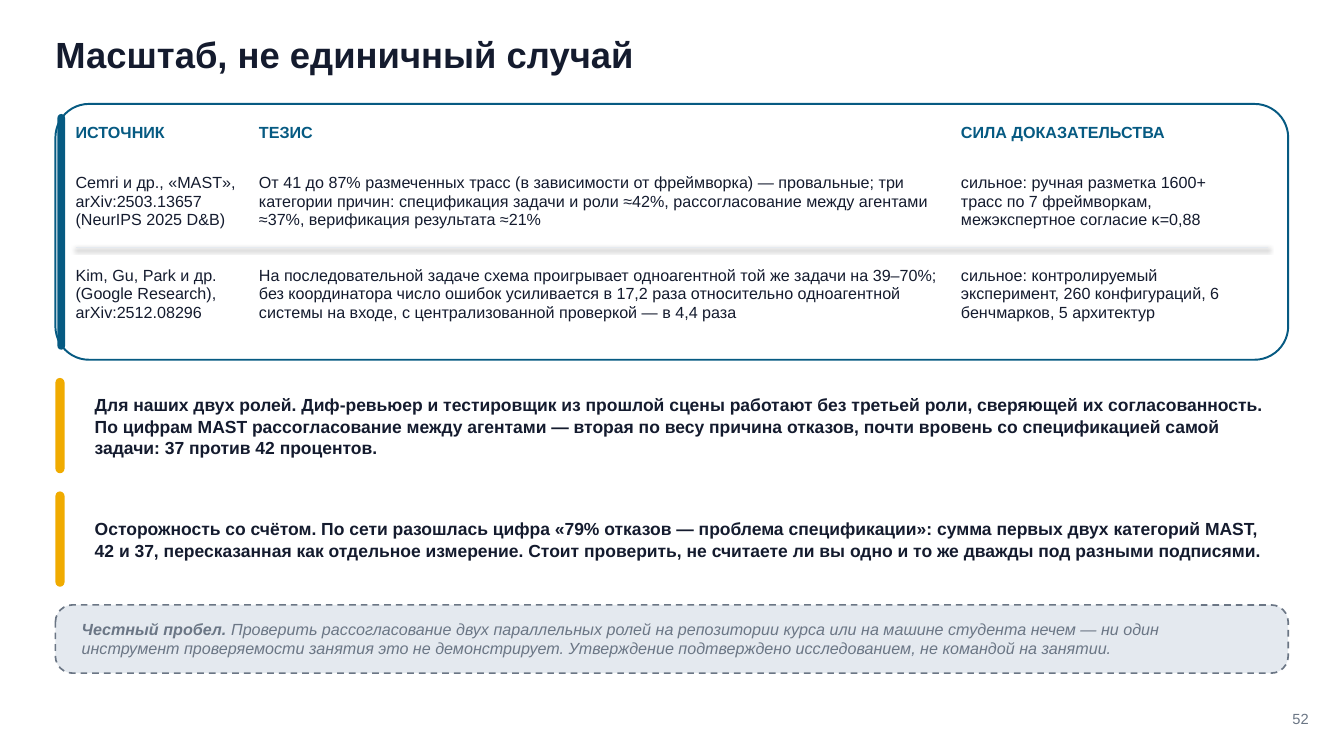
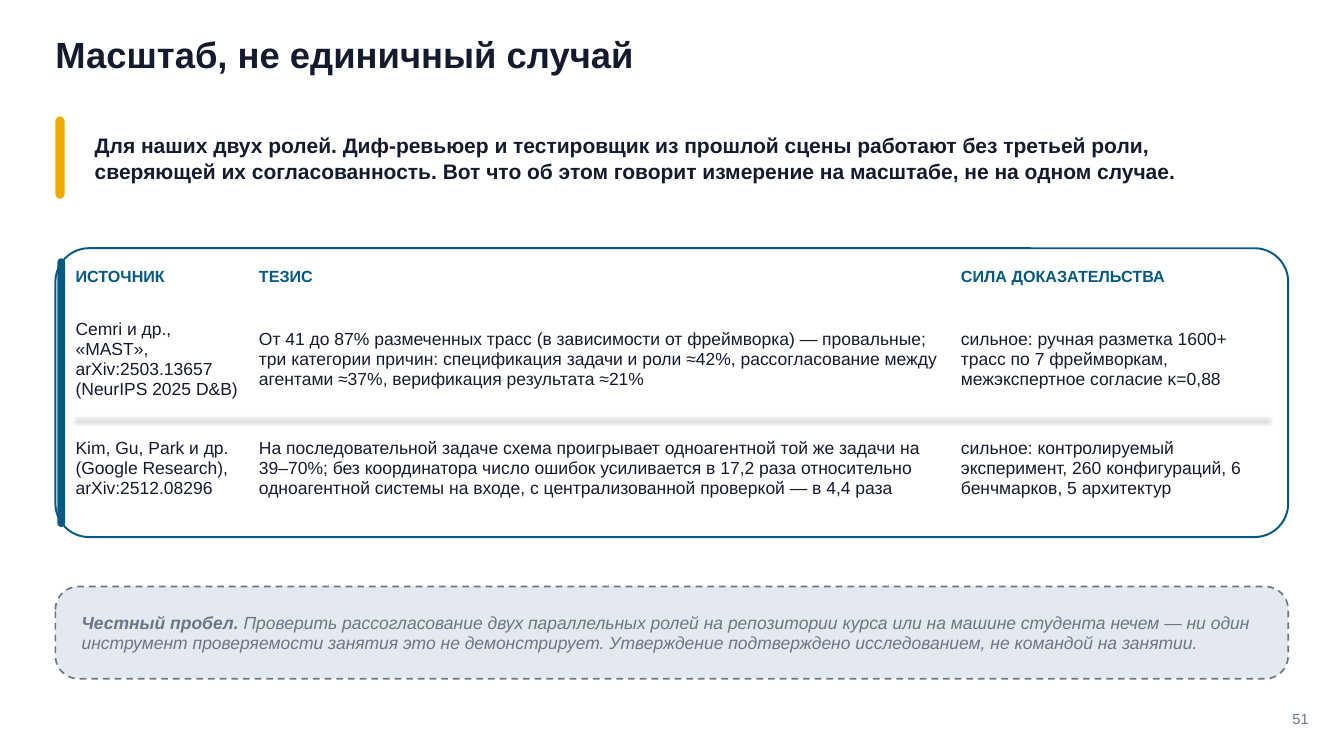
Before and after one commit to tellina-study/AI-usage-lessons, a slide deck: slide 51 of library/seminars/sem-06/rendered/sem-06.pptx (slide 52 before the commit). Drawn at 1344x756 pixels with LibreOffice and Linux fonts; fonts in the diff are those of the drawing. Boxes give left, top, right and bottom in pixels: in the first picture for what was removed or moved away, otherwise in the second. Text is boxed around its words. In the diff, an @@ line names an element or a change of style, - is before the commit and + after.

Commit message:
#225 Семинар 6: сплошная нумерация после снятия дубликата, карта пересобрана, PDF и снимки переэкспортированы с финальной деки

```diff
--- a/library/seminars/sem-06/rendered/sem-06.pptx
+++ b/library/seminars/sem-06/rendered/sem-06.pptx
@@ rounded rectangle: place and size @@
-rounded rectangle at [55, 378, 65, 474]
+rounded rectangle at [55, 117, 65, 200]
@@ text added at [95, 137, 1175, 184], 15 pt, text #141B2E, bold @@
+Для наших двух ролей. Диф-ревьюер и тестировщик из прошлой сцены работают без третьей роли, сверяющей их согласованность. Вот что об этом говорит измерение на масштабе, не на одном случае.
@@ rounded rectangle: place and size @@
-rounded rectangle at [55, 104, 1289, 360]
+rounded rectangle at [55, 248, 1289, 537]
@@ rounded rectangle at [55, 248, 1289, 537]: proportions changed @@
@@ rounded rectangle: place and size @@
-rounded rectangle at [57, 114, 65, 350]
+rounded rectangle at [57, 258, 65, 527]
@@ 3 texts: place and size @@
-3 texts at [76, 126, 1165, 142]
+3 texts at [76, 270, 1165, 286]
@@ text "Cemri и др., «MAST», arXiv:2503.13657 ...": place and size @@
-text "Cemri и др., «MAST», arXiv:2503.13657 ..." at [76, 176, 235, 229]
+text "Cemri и др., «MAST», arXiv:2503.13657 ..." at [76, 322, 238, 399]
@@ text "От 41 до 87% размеченных ...": place and size @@
-text "От 41 до 87% размеченных ..." at [259, 176, 928, 229]
+text "От 41 до 87% размеченных ..." at [259, 332, 937, 389]
@@ text "сильное: ручная разметка 1600+ трасс ...": place and size @@
-text "сильное: ручная разметка 1600+ трасс ..." at [961, 176, 1206, 229]
+text "сильное: ручная разметка 1600+ трасс ..." at [961, 332, 1227, 389]
@@ size 11.5 to 12.5 pt; line spacing 13.2pt to 14.4pt in 6 elements at [259, 332, 937, 389], [961, 332, 1227, 389], [76, 322, 238, 399], [259, 441, 919, 498], [961, 441, 1241, 498], [76, 441, 229, 494] @@
@@ text "Kim, Gu, Park и др. ...": place and size @@
-text "Kim, Gu, Park и др. ..." at [76, 269, 217, 318]
+text "Kim, Gu, Park и др. ..." at [76, 441, 229, 494]
@@ line moved from (76, 247) - (1268, 247) to (76, 418) - (1268, 418) @@
@@ text removed at [95, 398, 1262, 458] @@
-Для наших двух ролей. Диф-ревьюер и тестировщик из прошлой сцены работают без третьей роли, сверяющей их согласованность. По цифрам MAST рассогласование между агентами — вторая по весу причина отказов, почти вровень со спецификацией самой задачи: 37 против 42 процентов.
@@ text "На последовательной задаче схема проигрывает ...": place and size @@
-text "На последовательной задаче схема проигрывает ..." at [259, 269, 937, 321]
+text "На последовательной задаче схема проигрывает ..." at [259, 441, 919, 498]
@@ text "сильное: контролируемый эксперимент, 260 конфигураций, ...": place and size @@
-text "сильное: контролируемый эксперимент, 260 конфигураций, ..." at [961, 269, 1219, 321]
+text "сильное: контролируемый эксперимент, 260 конфигураций, ..." at [961, 441, 1241, 498]
@@ rounded rectangle removed at [55, 492, 65, 588] @@
@@ text removed at [95, 522, 1261, 561] @@
-Осторожность со счётом. По сети разошлась цифра «79% отказов — проблема спецификации»: сумма первых двух категорий MAST, 42 и 37, пересказанная как отдельное измерение. Стоит проверить, не считаете ли вы одно и то же дважды под разными подписями.
@@ rounded rectangle: place and size @@
-rounded rectangle at [55, 605, 1289, 674]
+rounded rectangle at [55, 587, 1289, 679]
@@ text "Честный пробел. Проверить рассогласование двух ...": place and size @@
-text "Честный пробел. Проверить рассогласование двух ..." at [82, 623, 1159, 658]
+text "Честный пробел. Проверить рассогласование двух ..." at [82, 616, 1250, 653]
@@ text "Честный пробел. Проверить рассогласование двух ..." at [82, 616, 1250, 653]: size 11.5 to 12.5 pt; line spacing 13.6pt to 14.8pt @@
@@ text at [1292, 714, 1308, 724]: text changed @@
-52
+51
```
Also in this commit, not shown: 39 other slides changed, 1 slide removed, 53 other files.
